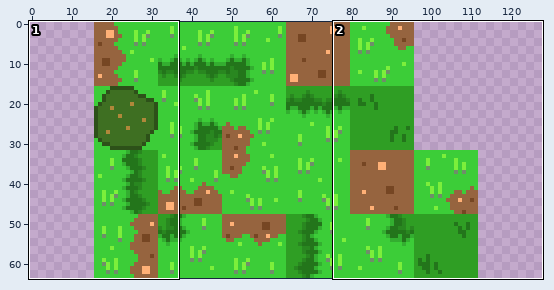
Sprite sheet: core/assets/Packer/MapTiles.png. The first picture is a wide view before the edit; the outline marks the close-up.
Close-up. Earlier state:
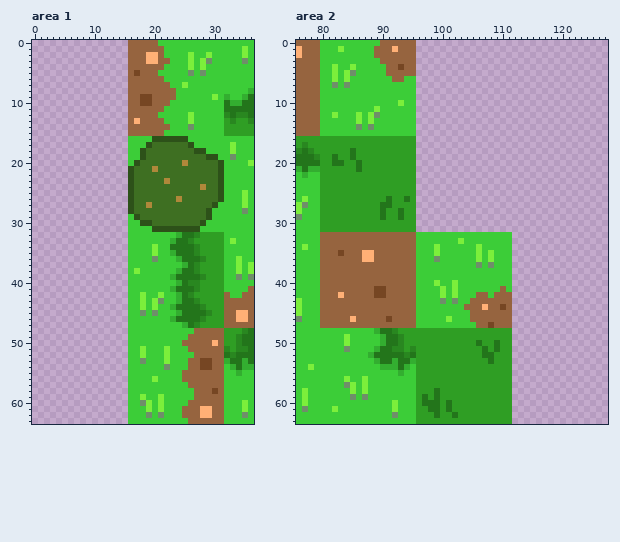
The file is 128x64 pixels. Shown: area 1: x 0..36, y 0..63; area 2: x 76..127, y 0..63. The old version is drawn lined up with the new one.
The same view after the edit:
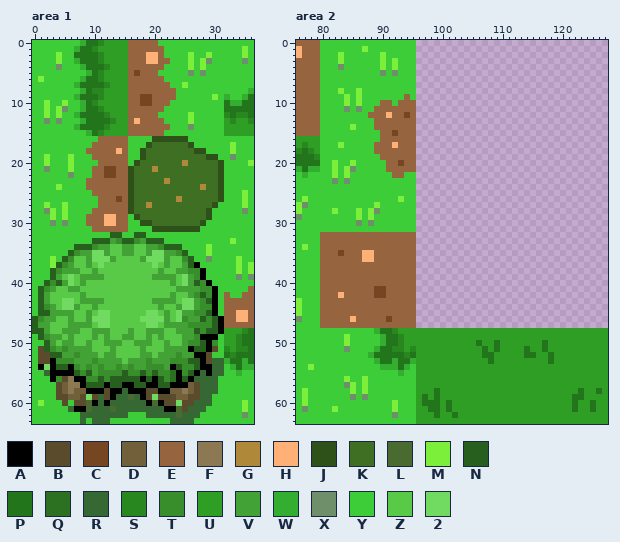
Palette (. is transparent): A #000000  B #5a4b2c  C #764623  D #72603b  E #96643f  F #8c7953  G #af883a  H #ffb076  J #2d5119  K #3e6f22  L #496b31  M #7cef3b  N #265f1e  P #23751b  Q #2b7121  R #356833  S #298720  T #378e2b  U #2f9e24  V #43a235  W #33ae30  X #6f8e6a  Y #3ccd38  Z #58ca47  2 #70da61
The edit:
whole drawing moved by +16,+0 (the old picture is shown already moved)
Area 1:
y 0: x 0..15 ................ -> YYYYYYYYWPPSUUUU
y 1: x 0..15 ................ -> YYYYYYYWPPSUUUUU
y 2: x 0..15 ................ -> YYYYMYYPPPPSUUUU
y 3: x 0..15 ................ -> YYYYMYYWPPPSUUUU
y 4: x 0..15 ................ -> YYYYXYYYWPPPSUUU
y 5: x 0..15 ................ -> YYYYYYYYYWPSUUUU
y 6: x 0..15 ................ -> YMYYYYYYWPPSUUUU
y 7: x 0..15 ................ -> YYYYYYYWPPPPSUUU
y 8: x 0..15 ................ -> YYYYYYYYWPSSUUUU
y 9: x 0..15 ................ -> YYYYYYYWPPPSUUUU
y 10: x 0..15 ................ -> YYMYYMYYWPSUUUUU
y 11: x 0..15 ................ -> YYMYMXYYWPPSUUUU
y 12: x 0..15 ................ -> YYMYMYYWPPPPSUUU
y 13: x 0..15 ................ -> YYXYXYYYWPPPPSUU
y 14: x 0..15 ................ -> YYYYYYYWPPPPSUUU
y 15: x 0..15 ................ -> YYYYYYYYYWPSUUUU
y 16: x 0..15 ................ -> YYYYYYYYYYYEEEEE
y 17: x 0..15 ................ -> YYYYYYYYYYEEEEEE
y 18: x 0..15 ................ -> YYYYYYYYYEEEEEHE
y 19: x 0..15 ................ -> YYMYYYMYYYEEEEEE
y 20: x 0..15 ................ -> YYMYYYMYYYYEEEEE
y 21: x 0..15 ................ -> YYXYYYMYYYEECCEE
y 22: x 0..15 ................ -> YYYYYYXYYYEECCEE
y 23: x 0..15 ................ -> YYYYYYYYYEEEEEEE
y 24: x 0..15 ................ -> YYYYMYYYYEEEEEEE
y 25: x 0..15 ................ -> YYYYYYYYYYEEEEEE
y 26: x 0..15 ................ -> YYYYYYYYYYYEEECE
y 27: x 0..15 ................ -> YYMYYMYYYYYEEEEE
y 28: x 0..15 ................ -> YYXMYMYYYYEEEEEE
y 29: x 0..15 ................ -> YYYMYMYYYEEEHHEE
y 30: x 0..15 ................ -> YYYXYXYYYEEEHHEE
y 31: x 0..15 ................ -> YYYYYYYYYYEEEEEE
y 32: x 0..15 ................ -> YYYYYYYYYYYYYNNY; x 17..18 YY -> NN; x 24..31 WPPSUUUU -> YYYYYYYY
y 33: x 0..21 ................YYYYYY -> YYYYYYYYYYNNNVTNNTVNNN; x 23..31 WPPSUUUUU -> YYYYYYYYY
y 34: x 0..31 ................YYYYMYYPPPPSUUUU -> YYYYYYYNNNTVVZZVVZZVVTNNNYYYYMYY
y 35: x 0..31 ................YYYYMYYWPPPSUUUU -> YYYYYYNTVV22VZZVVZZV22VVTNYYYMYY
y 36: x 0..31 ................YYYYXYYYWPPPSUUU -> YYYMYNTZZV222VZZZZV222VZZTNYYXYY
y 37: x 0..31 ................YYYYYYYYYWPSUUUU -> YYYMNTVZZVZ2ZZZZZZZZ2ZVZZVNAYYYY
y 38: x 0..31 ................YMYYYYYYWPPSUUUU -> YYYNTVVVZZVZZZZZZZZZZVZZVVTTAYYY
y 39: x 0..31 ................YYYYYYYWPPPPSUUU -> YYYNVZ2ZVVVVZZZZZZZZVVVVZ2VTAYYY
y 40: x 0..31 ................YYYYYYYYWPSSUUUU -> YYNTNV2ZVZZZZZZZZZZZZZZVZ2VNTAYY
y 41: x 0..31 ................YYYYYYYWPPPSUUUU -> YNTVZZVVZZZZZZZZZZZZZZZZVVVVTTAY
y 42: x 0..31 ................YYMYYMYYWPSUUUUU -> YNVZZZZZVZZZZZZZZZZZZZZVZZVTNTAY
y 43: x 0..31 ................YYMYMXYYWPPSUUUU -> YNVZZ22ZVVVVZZZZZZZZVVVVZ22VTNAY
y 44: x 0..31 ................YYMYMYYWPPPPSUUU -> YNTVZ22VZZVZZZZZZZZZZVZZV22VTTAY
y 45: x 0..31 ................YYXYXYYYWPPPPSUU -> YNNVVVVZZVZ22ZZZZZZ22ZVZ2VVTTNAY
y 46: x 0..31 ................YYYYYYYWPPPPSUUU -> NTVVZZVZZV222ZZZZZ2222VZ2TVVNTNA
y 47: x 0..31 ................YYYYYYYYYWPSUUUU -> NVVZZZVVVVZ22ZZZZZZ22ZVVVVTTTTNA
y 48: x 0..31 ................YYYYYYYYYYYEEEEE -> NNVZZVVVZZVVVZZZVZZVVVZZVVVNTNNA
y 49: x 0..31 ................YYYYYYYYYYEEEEEE -> YNTVVZVZZZVZVZZVVZZVZVZZZVVTAAAY
y 50: x 0..31 ................YYYYYYYYYEEEEEHE -> YYNVZVVZZVZZVVVZZVVVZZVZZVTTNATY
y 51: x 0..31 ................YYMYYYMYYYEEEEEE -> YBNTVTVVVVZZZVZZZZVZZZVVVVANNABY
y 52: x 0..31 ................YYMYYYMYYYYEEEEE -> YBBNNVVTVVVZVVZZZZVVZVVVTVVAABYY
y 53: x 0..31 ................YYXYYYMYYYEECCEE -> YBBATTTVVVTVVVVZVVVTVVVTTTNNABRR
y 54: x 0..31 ................YYYYYYXYYYEECCEE -> YA2ANNATVTVTVVTVTVVTTTVANTTNAARR
y 55: x 0..31 ................YYYYYYYYYEEEEEEE -> YYRAAAANTNVTTTTNTTNTNTTQATNARARR
y 56: x 0..31 ................YYYYMYYYYEEEEEEE -> YYYATBFAATTNTNNNNNANANTQANARRRRY
y 57: x 0..31 ................YYYYYYYYYYEEEEEE -> YYYYBDFFANNNANNAANNAANNAAADBRRRY
y 58: x 0..31 ................YYYYYYYYYYYEEECE -> YYYYBDFDDAAABAARAAABBAADDFDBRRRY
y 59: x 0..31 ................YYMYYMYYYYYEEEEE -> YYYYBBDDB2BRBARRLRAB2BBBDDBBRRYY
y 60: x 0..31 ................YYXMYMYYYYEEEEEE -> YMYYYBYBBLARARRRRRRALABB2BBRRRYY
y 61: x 0..31 ................YYYMYMYYYEEEHHEE -> YYYYYYRAALRRRLRRRRRRRRAALBRRRYYY
y 62: x 0..15 ................ -> YYYYYYYYRRRRRRRR; x 19..31 XYXYYYEEEHHEE -> RRRRRLRRRYYYY
y 63: x 0..15 ................ -> YYYYYYYYRYRRRYYY; x 23..31 YYYEEEEEE -> RRRRYYYYY
Area 2:
y 0: x 90..95 EEEEEE -> YYYYYY
y 1: x 83 M -> Y; x 87 Y -> M; x 89..95 EEEHEEE -> YYYYYYY
y 2: x 83 Y -> M; x 89..95 EEEEEEE -> YMYYYYY
y 3: x 83 Y -> M; x 90..95 EEEEEE -> MYMYYY
y 4: x 82..83 MY -> YX; x 85 M -> Y; x 90..95 YEECEE -> MYMYYY
y 5: x 82 M -> Y; x 84..85 MX -> YY; x 90..95 YEEEEE -> XYXYYY
y 6: x 82 M -> Y; x 84 M -> Y; x 92..93 EE -> YY
y 7: x 82 X -> Y; x 84 X -> Y
y 8: x 83 Y -> M; x 86 Y -> M
y 9: x 84 Y -> M; x 86 Y -> M; x 94 Y -> E
y 10: x 84 Y -> M; x 86 Y -> M; x 90..91 YY -> EE; x 93..95 MYY -> EEE
y 11: x 84 Y -> X; x 86 Y -> X; x 89..95 MYYYYYY -> EEEEEEE
y 12: x 82 M -> Y; x 86 M -> Y; x 88..95 MXYYYYYY -> EEEHEECE
y 13: x 86 M -> Y; x 88..95 MYYYYYYY -> YEEEEEEE
y 14: x 85..86 YX -> MY; x 88..95 XYYYYYYY -> YEEEEEEE
y 15: x 90..95 YYYYYY -> EECEEE
y 16: x 80..95 UUUUUUUUUUUUUUUU -> YYYYYYYYYYEEEEEE
y 17: x 80..95 UUUUUUUUUUUUUUUU -> YYYMYYYYYEEEHEEE
y 18: x 80..95 UUUUUPUUUUUUUUUU -> YYYYYYYYYEEEEEEE
y 19: x 80..95 UUPUUPUUUUUUUUUU -> YYYYYYYYYYEEEEEE
y 20: x 80..95 UUPPUUPUUUUUUUUU -> YYMYYMYYYYYEECEE
y 21: x 80..95 UUUUUUPUUUUUUUUU -> YYMYMXYYYYYEEEEE
y 22: x 80..95 UUUUUUUUUUUUUUUU -> YYMYMYYYYYYYEEYY
y 23: x 80..95 UUUUUUUUUUUUUUUU -> YYXYXYYYYYYYYYYY
y 24..25: x 80..95 UUUUUUUUUUUUUUUU -> YYYYYYYYYYYYYYYY
y 26: x 80..95 UUUUUUUUUUUPUUPU -> YYYYYYYYYYYYYMYY
y 27: x 80..95 UUUUUUUUUUPPUUUU -> YYYYYYYYYMYYYYYY
y 28: x 80..95 UUUUUUUUUUPUUPUU -> YYMYYYMYMXYYYYYY
y 29: x 80..95 UUUUUUUUUUPUUPUU -> YYYYYYMYMYYYYYYY
y 30: x 80..95 UUUUUUUUUUUUUUUU -> YYYYYYXYXYYYYYYY
y 31: x 80..95 UUUUUUUUUUUUUUUU -> YYYYYYYYYYYYYYYY
y 32: x 96..111 YYYYYYYYYYYYYYYY -> ................
y 33: x 96..111 YYYYYYYMYYYYYYYY -> ................
y 34: x 96..111 YYYMYYYYYYMYYYYY -> ................
y 35: x 96..111 YYYMYYYYYYMYMYYY -> ................
y 36: x 96..111 YYYXYYYYYYMYMYYY -> ................
y 37: x 96..111 YYYYYYYYYYXYXYYY -> ................
y 38..39: x 96..111 YYYYYYYYYYYYYYYY -> ................
y 40: x 96..111 YYYMYYMYYYYYYYYY -> ................
y 41: x 96..111 YYYYMYMYYYYYYYEY -> ................
y 42: x 96..111 YYYYMYMYYYEEYEEE -> ................
y 43: x 96..111 YYYYXYXYYEEEEEEE -> ................
y 44: x 96..111 YYYYYYYYEEEHEECE -> ................
y 45: x 96..111 YYYYYYYYYEEEEEEE -> ................
y 46: x 96..111 YYYYYMYYYEEEEEEE -> ................
y 47: x 96..111 YYYYYYYYYYEECEEE -> ................
y 48..49: x 112..127 ................ -> UUUUUUUUUUUUUUUU
y 50: x 112..127 ................ -> UUUUUPUUUUUUUUUU
y 51: x 112..127 ................ -> UUPUUPUUUUUUUUUU
y 52: x 112..127 ................ -> UUPPUUPUUUUUUUUU
y 53: x 112..127 ................ -> UUUUUUPUUUUUUUUU
y 54..57: x 112..127 ................ -> UUUUUUUUUUUUUUUU
y 58: x 112..127 ................ -> UUUUUUUUUUUPUUPU
y 59: x 112..127 ................ -> UUUUUUUUUUPPUUUU
y 60..61: x 112..127 ................ -> UUUUUUUUUUPUUPUU
y 62..63: x 112..127 ................ -> UUUUUUUUUUUUUUUU
